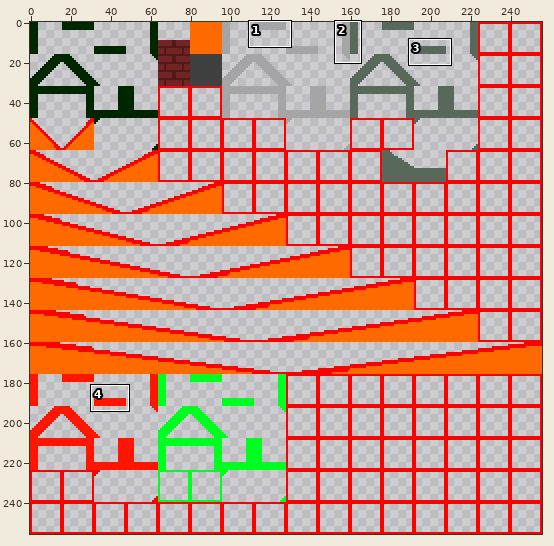
Edited in one commit: sprite sheet (SMAUG 1-1/Textures/andar3_operation16bg.png). The picture above shows the old version from afar; the outline marks the close-up.
Close-up. Before:
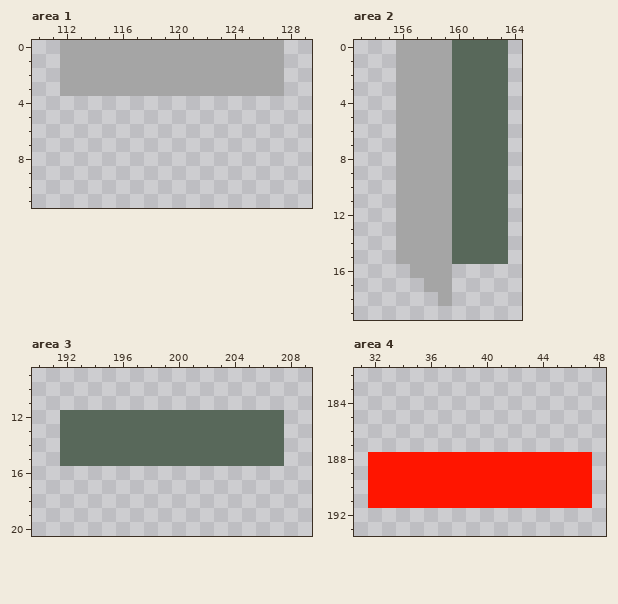
The file is 256x256 pixels. Pixels under 10% opacity are left out. Colours within 5 levels of each other are drawn and written as one. Shown: area 1: x 110..129, y 0..11; area 2: x 153..164, y 0..19; area 3: x 190..209, y 9..20; area 4: x 31..48, y 182..193. The commit also changed other parts of the picture, which this record leaves out.
And afterwards:
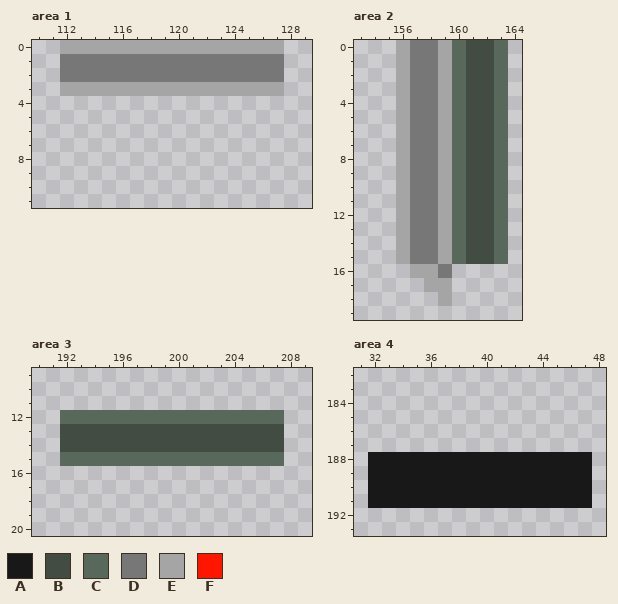
Palette (. is transparent): A #181818  B #424c43  C #58685a  D #777777  E #a5a5a5  F #ff1500
The exact change:
Area 1:
Colour D replaces colour E in rows 1 to 2 at x 112 to 127.
Area 2:
Colour B replaces colour C in rows 0 to 15 at x 161 to 162.
Colour D replaces colour E in rows 0 to 15 at x 157 to 158; in row 16 at x 159.
Area 3:
Colour B replaces colour C in rows 13 to 14 at x 192 to 207.
Area 4:
Colour A replaces colour F in rows 188 to 191 at x 32 to 47.
Changed places in both close-ups, as pixel boxes (x1, y1, x2, y2):
changed: (60, 54, 284, 82)
changed: (410, 40, 494, 278)
changed: (60, 424, 284, 452)
changed: (368, 452, 592, 508)
